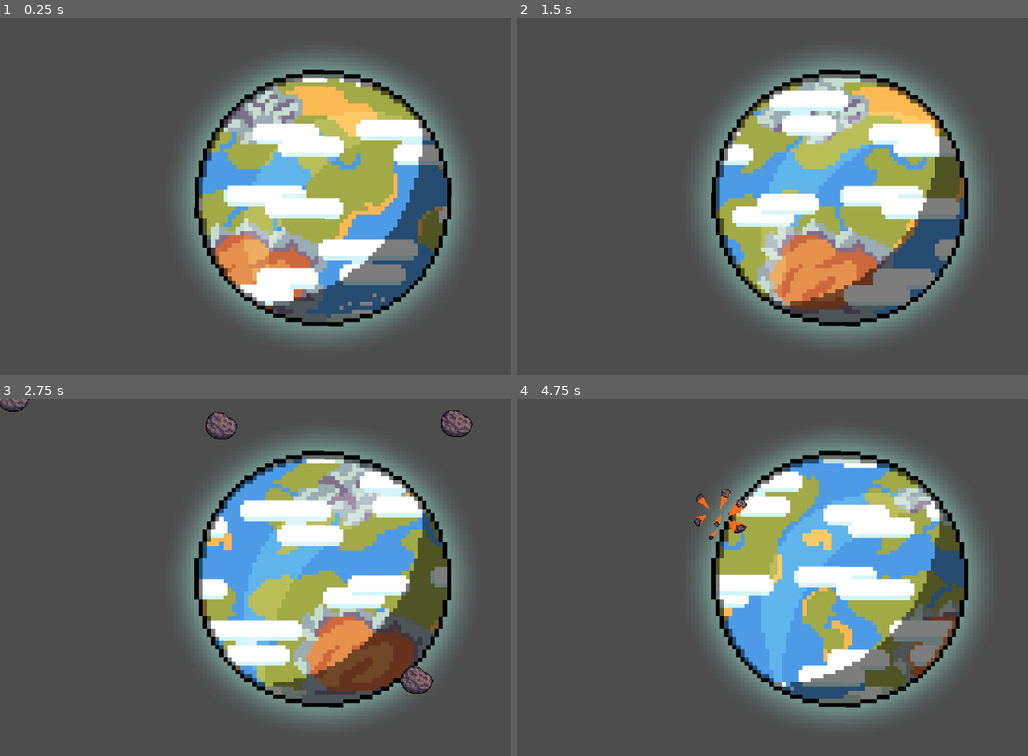
Above: before the commit, frames 1-4 (two rows, left to right).
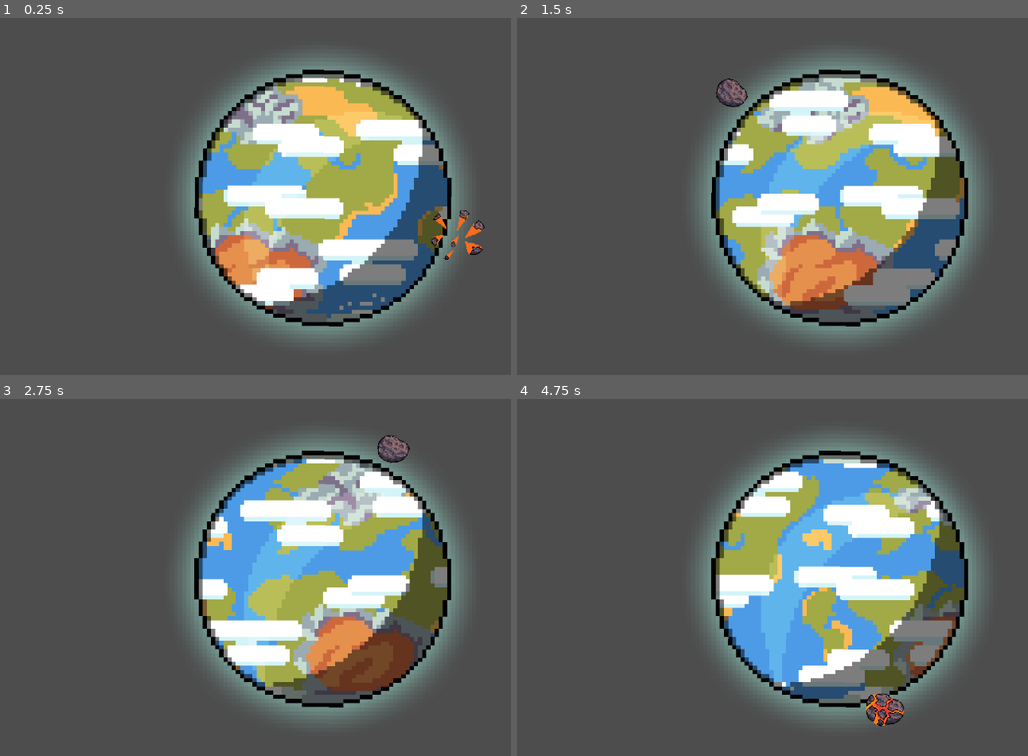
Above: after the commit, the same moments.

Repository: zax71/Asteroid-Deportation-Service
Game: Godot game, scene res://scenes/game.tscn
The game is run twice, just before and just after one commit, with the same random seed, the same clock (stepped at 60 frames per second) and the same inputs.
Inputs:
- Up to frame 1 (0.25 s): no input
- Up to frame 2 (1.5 s): no input
- Up to frame 3 (2.75 s): no input
- Up to frame 4 (4.75 s): no input

The runs differ from the first frame. In frame 1, 0.4% of the frame differs, in the area x 84-95%, y 53-68%; in frame 2, 0.3%; in frame 3, 1.0%, in the area x 0-93%, y 0-83%; in frame 4, 0.9%.

Commit message:
We have many asteroids

Diff:
--- a/project.godot
+++ b/project.godot
@@ -15,6 +15,10 @@
 config/features=PackedStringArray("4.2", "GL Compatibility")
 config/icon="res://icon.svg"
 
+[filesystem]
+
+import/blender/enabled=false
+
 [physics]
 
 2d/default_gravity=0.0
--- a/scenes/game.tscn
+++ b/scenes/game.tscn
@@ -2,6 +2,22 @@
 
 [ext_resource type="PackedScene" uid="uid://ch4vklgyokma4" path="res://scenes/earth.tscn" id="1_bjxqn"]
 [ext_resource type="PackedScene" uid="uid://d3qxroghfi6rr" path="res://scenes/asteroid.tscn" id="2_pupb0"]
+
+[sub_resource type="Animation" id="Animation_x4m6m"]
+length = 15.0
+loop_mode = 1
+tracks/0/type = "value"
+tracks/0/imported = false
+tracks/0/enabled = true
+tracks/0/path = NodePath(".:rotation")
+tracks/0/interp = 1
+tracks/0/loop_wrap = true
+tracks/0/keys = {
+"times": PackedFloat32Array(0.001, 15),
+"transitions": PackedFloat32Array(1, 1),
+"update": 0,
+"values": [0.0, 6.28319]
+}
 
 [sub_resource type="Animation" id="Animation_nhjln"]
 resource_name = "earth_spin"
@@ -15,22 +31,6 @@
 tracks/0/loop_wrap = true
 tracks/0/keys = {
 "times": PackedFloat32Array(0, 15),
-"transitions": PackedFloat32Array(1, 1),
-"update": 0,
-"values": [0.0, 6.28319]
-}
-
-[sub_resource type="Animation" id="Animation_x4m6m"]
-length = 15.0
-loop_mode = 1
-tracks/0/type = "value"
-tracks/0/imported = false
-tracks/0/enabled = true
-tracks/0/path = NodePath(".:rotation")
-tracks/0/interp = 1
-tracks/0/loop_wrap = true
-tracks/0/keys = {
-"times": PackedFloat32Array(0.001, 15),
 "transitions": PackedFloat32Array(1, 1),
 "update": 0,
 "values": [0.0, 6.28319]
@@ -58,12 +58,3 @@
 
 [node name="Asteroid" parent="." instance=ExtResource("2_pupb0")]
 position = Vector2(-233, -363)
-
-[node name="Asteroid2" parent="." instance=ExtResource("2_pupb0")]
-position = Vector2(297, -338)
-
-[node name="Asteroid3" parent="." instance=ExtResource("2_pupb0")]
-position = Vector2(289, 304)
-
-[node name="Asteroid4" parent="." instance=ExtResource("2_pupb0")]
-position = Vector2(-470, -278)
--- /dev/null
+++ b/scripts/Asteroid_timer.gd
@@ -0,0 +1,11 @@
+extends Timer
+
+
+# Called when the node enters the scene tree for the first time.
+func _ready():
+	pass # Replace with function body.
+
+
+# Called every frame. 'delta' is the elapsed time since the previous frame.
+func _process(delta):
+	pass
--- a/scripts/asteroid.gd
+++ b/scripts/asteroid.gd
@@ -1,10 +1,15 @@
 extends RigidBody2D
 
 @onready var sprite = $AnimatedSprite2D
+
+var rng = RandomNumberGenerator.new()
+func _ready():
+	self.set_position(Vector2(rng.randi_range(-200, 200), rng.randi_range(-200, 200)))
 
 func _on_body_entered(body):
 	if body.name == "Earth":
 		sprite.play("Explode")
 		await sprite.animation_finished
-		## await get_tree().create_timer(0.5).timeout
-		self.queue_free()
+		var new_asteroid = self.duplicate()
+		get_parent().add_child(new_asteroid)
+		new_asteroid.set_position(Vector2(rng.randi_range(-200, 200), rng.randi_range(-200, 200)))
